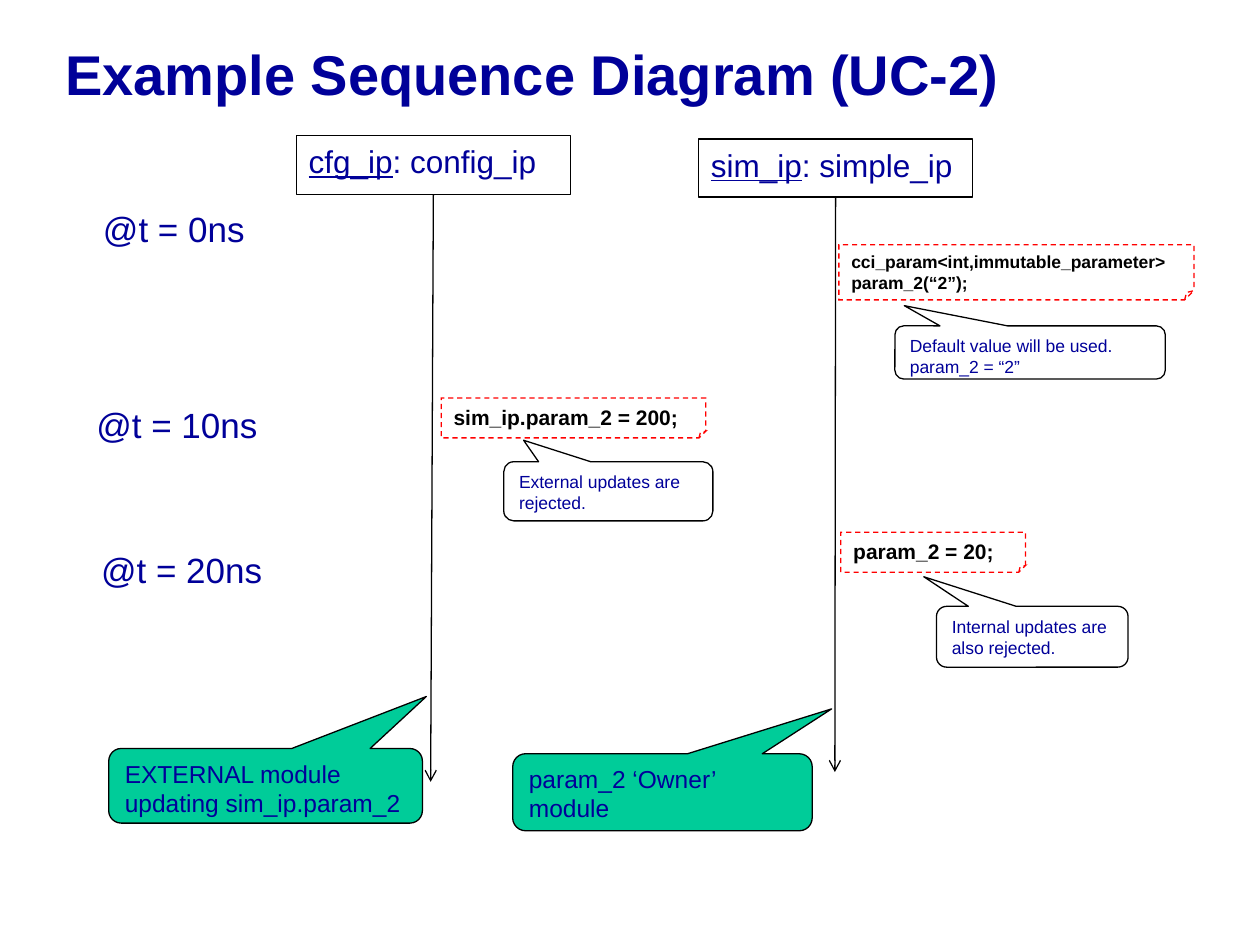
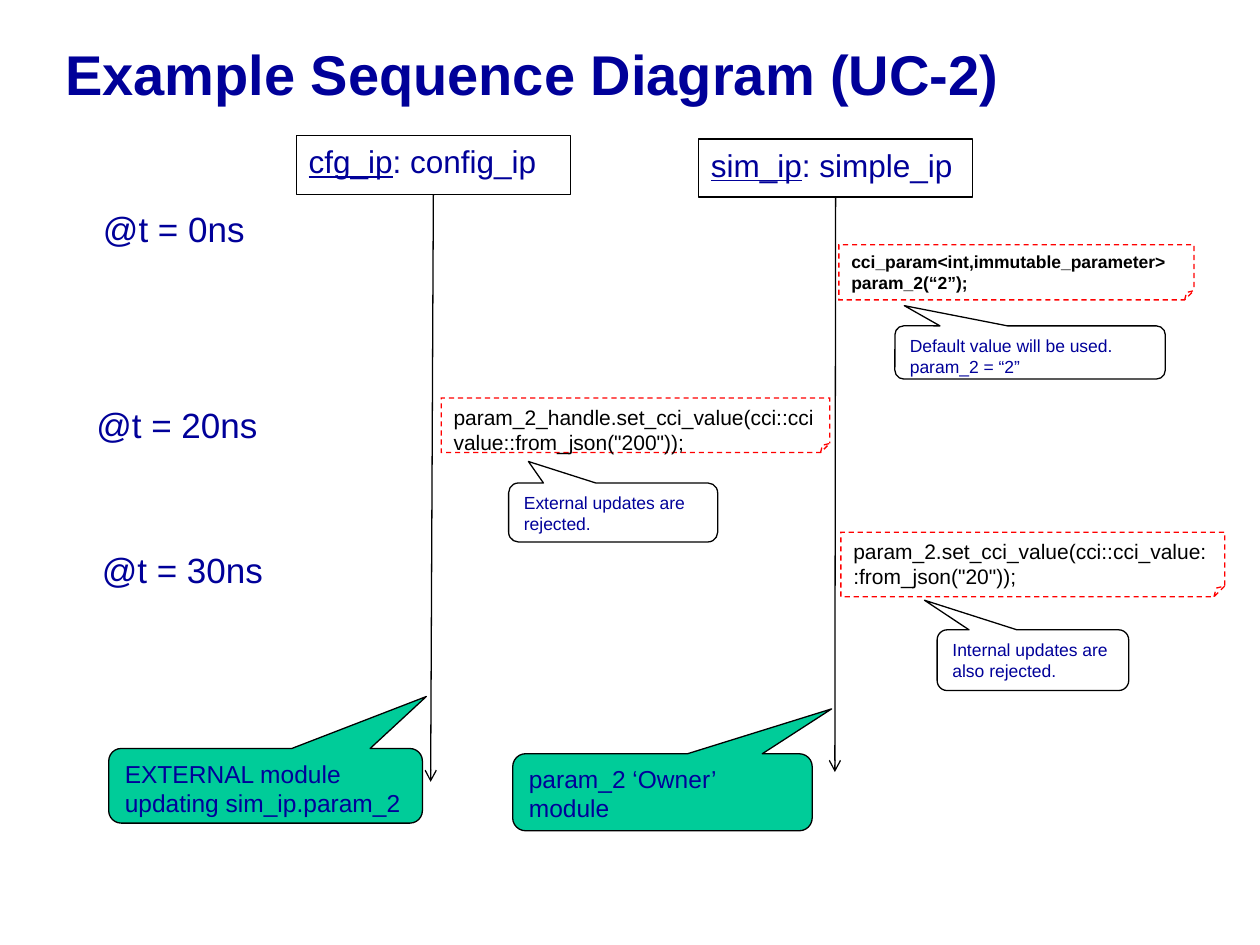
Before and after one commit to accellera-official/cci, a slide deck: slide 4 of examples/ex04_Simple_Immutable_Param/docs/ex04_Simple_Immutable_Param.ppt. Drawn at 1260x945 pixels with LibreOffice and Linux fonts; fonts in the diff are those of the drawing; background and template pictures are left out. Boxes give left, top, right and bottom in pixels: in the first picture for what was removed or moved away, otherwise in the second. Text is boxed around its words. In the diff, an @@ line names an element or a change of style, - is before the commit and + after.

Commit message:
Updated examples 1-4 to remove outdated terminolgy and code.
Slides including steps to run examples in Linux and MSVC will be added
to a separate ppt soon.

```diff
--- a/examples/ex04_Simple_Immutable_Param/docs/ex04_Simple_Immutable_Param.ppt
+++ b/examples/ex04_Simple_Immutable_Param/docs/ex04_Simple_Immutable_Param.ppt
@@ text at <box>96,412,257,443</box>: text changed @@
-@t = 10ns
+@t = 20ns
@@ folded corner "param_2_handle.set_cci_value(cci::ccivalue::from_json("200") ...": place and size @@
-folded corner "param_2_handle.set_cci_value(cci::ccivalue::from_json("200") ..." at <box>441,398,706,438</box>
+folded corner "param_2_handle.set_cci_value(cci::ccivalue::from_json("200") ..." at <box>441,398,829,452</box>
@@ text in folded corner at <box>454,409,814,455</box>: text changed; bold off @@
-sim_ip.param_2 = 200;
+param_2_handle.set_cci_value(cci::ccivalue::from_json("200"));
@@ rounded speech box "External updates are rejected.": place and size @@
-rounded speech box "External updates are rejected." at <box>504,461,713,520</box>
+rounded speech box "External updates are rejected." at <box>509,483,718,542</box>
@@ folded corner "param_2.set_cci_value(cci::cci_value::from_json("20"));": place and size @@
-folded corner "param_2.set_cci_value(cci::cci_value::from_json("20"));" at <box>840,532,1026,572</box>
+folded corner "param_2.set_cci_value(cci::cci_value::from_json("20"));" at <box>840,532,1225,596</box>
@@ text at <box>102,557,263,588</box>: text changed @@
-@t = 20ns
+@t = 30ns
@@ text in folded corner at <box>853,543,1206,589</box>: text changed; bold off @@
-param_2 = 20;
+param_2.set_cci_value(cci::cci_value::from_json("20"));
@@ rounded speech box "Internal updates are also rejected.": place and size @@
-rounded speech box "Internal updates are also rejected." at <box>936,606,1128,667</box>
+rounded speech box "Internal updates are also rejected." at <box>937,630,1129,690</box>
```
Also in this commit, not shown: 2 other slides changed, 1 slide added, 2 slides removed, 12 other files.
